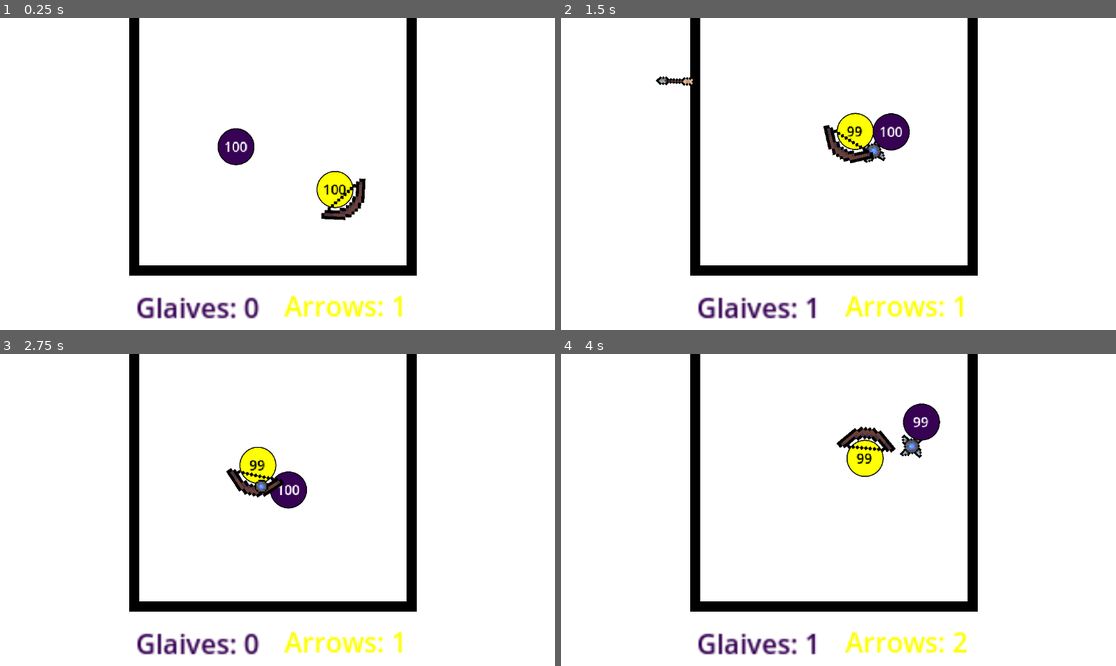
Above: before the commit, frames 1-4 (two rows, left to right).
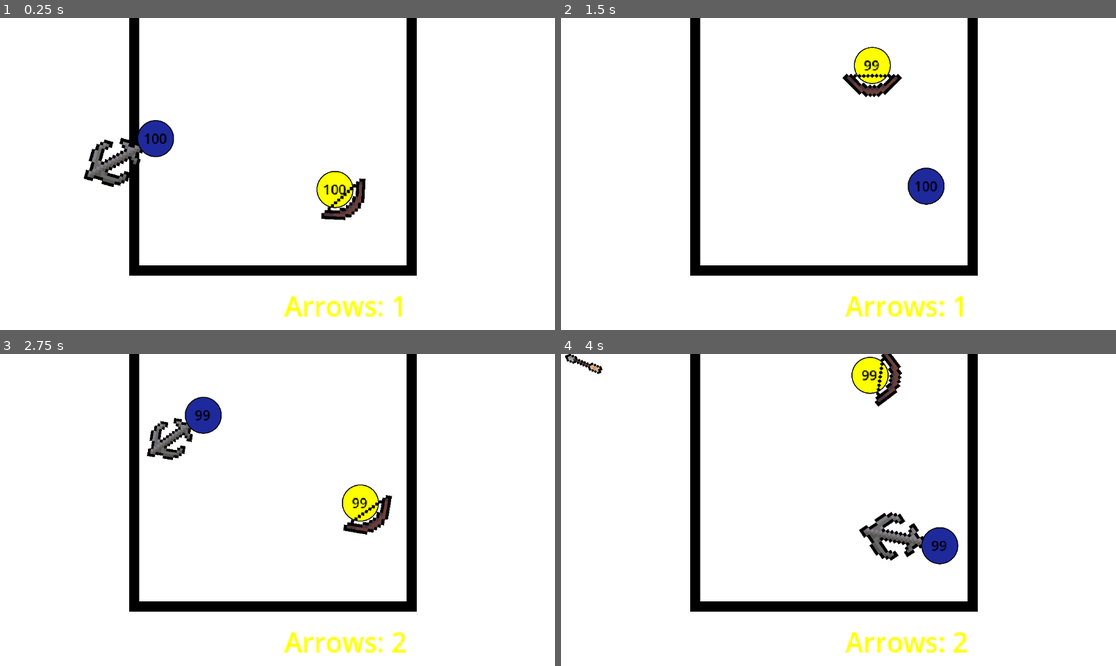
Above: after the commit, the same moments.

Repository: realprot0n/Weapon-Ball-Battles
Game: Godot game, scene res://Scenes/Arena Stuff/test_arena.tscn
The game is run twice, just before and just after one commit, with the same random seed, the same clock (stepped at 60 frames per second) and the same inputs.
Inputs:
- Up to frame 1 (0.25 s): no input
- Up to frame 2 (1.5 s): no input
- Up to frame 3 (2.75 s): no input
- Up to frame 4 (4 s): no input

The runs differ from the first frame. In frame 1, 3.0% of the frame differs, in the area x 15-47%, y 32-97%; in frame 2, 4.4%; in frame 3, 4.8%; in frame 4, 5.4%, in the area x 0-72%, y 0-97%.

Commit message:
almost done with anchor but the slamming isn't spawning which is stupid as hell

Diff:
--- a/Scenes/Arena Stuff/test_arena.tscn
+++ b/Scenes/Arena Stuff/test_arena.tscn
@@ -1,12 +1,11 @@
-[gd_scene load_steps=16 format=3 uid="uid://bf4josmsegvbe"]
+[gd_scene load_steps=15 format=3 uid="uid://bf4josmsegvbe"]
 
-[ext_resource type="Script" path="res://Scripts/ArenaScript.gd" id="1_0frtu"]
-[ext_resource type="Script" path="res://Scripts/BounceDetectorScript.gd" id="2_f40ab"]
+[ext_resource type="Script" uid="uid://xe3st2nqvweh" path="res://Scripts/ArenaScript.gd" id="1_0frtu"]
+[ext_resource type="Script" uid="uid://xol3h5bqthki" path="res://Scripts/BounceDetectorScript.gd" id="2_f40ab"]
 [ext_resource type="AudioStream" uid="uid://d3nkse1wm7756" path="res://Sounds/Bounce.wav" id="3_wxowa"]
-[ext_resource type="PackedScene" uid="uid://d06ae6gbtp63v" path="res://Scenes/Arena Stuff/Labels/glaive_lord_label.tscn" id="5_itpdh"]
 [ext_resource type="PackedScene" uid="uid://cqi3hoanqhhdf" path="res://Scenes/Arena Stuff/Labels/bow_label.tscn" id="5_k3xsh"]
+[ext_resource type="PackedScene" uid="uid://cny1c715u0l4i" path="res://Scenes/Balls/anchor.tscn" id="6_brkk4"]
 [ext_resource type="PackedScene" uid="uid://tcue8c81tb3j" path="res://Scenes/Balls/bow.tscn" id="7_amdip"]
-[ext_resource type="PackedScene" uid="uid://rhwyxtx5n7lx" path="res://Scenes/Balls/glaive_lord.tscn" id="7_v5nn3"]
 
 [sub_resource type="RectangleShape2D" id="RectangleShape2D_rw8qd"]
 size = Vector2(719.344, 225.248)
@@ -102,18 +101,14 @@
 points = PackedVector2Array(358, 187, 631, 187, 631, 438, 363, 438, 363, 182)
 default_color = Color(0, 0, 0, 1)
 
-[node name="GlaiveLordLabel" parent="ArenaStuff" instance=ExtResource("5_itpdh")]
-offset_left = 386.0
-offset_right = 426.0
-
 [node name="BowLabel" parent="ArenaStuff" instance=ExtResource("5_k3xsh")]
 
 [node name="Camera2D" type="Camera2D" parent="ArenaStuff"]
 position = Vector2(554, 267)
 zoom = Vector2(1.75, 1.75)
 
-[node name="Glaive Lord" parent="." instance=ExtResource("7_v5nn3")]
-position = Vector2(444, 195)
-
 [node name="Bow" parent="." instance=ExtResource("7_amdip")]
 position = Vector2(633, 195)
+
+[node name="Anchor" parent="." instance=ExtResource("6_brkk4")]
+position = Vector2(449, 187)
--- a/Scenes/Balls/anchor.tscn
+++ b/Scenes/Balls/anchor.tscn
@@ -1,10 +1,11 @@
-[gd_scene load_steps=14 format=3 uid="uid://cny1c715u0l4i"]
+[gd_scene load_steps=15 format=3 uid="uid://cny1c715u0l4i"]
 
 [ext_resource type="PhysicsMaterial" uid="uid://cxvwtvdu0xq6j" path="res://Scenes/BallMaterial.tres" id="1_ixhdp"]
 [ext_resource type="Script" uid="uid://5rpy7s1ofg0o" path="res://Scripts/AnchorScript.gd" id="2_fkhxt"]
 [ext_resource type="Texture2D" uid="uid://c7682b1hsn7p7" path="res://Images/anchor.png" id="3_4mgmi"]
 [ext_resource type="Script" uid="uid://drhuux1mmxfxw" path="res://Scripts/AnchorCollision.gd" id="4_mr13i"]
 [ext_resource type="Texture2D" uid="uid://prfri12ybhph" path="res://Images/ball.png" id="5_m8gjo"]
+[ext_resource type="PackedScene" uid="uid://bmu6wxrnxf10f" path="res://Scenes/Balls/slamming_anchor.tscn" id="5_qpcmy"]
 [ext_resource type="Script" uid="uid://d234l2cummdkr" path="res://Scripts/Hurtbox.gd" id="6_o5745"]
 [ext_resource type="LabelSettings" uid="uid://knw365el3j1i" path="res://Scenes/TextLabelSettings.tres" id="7_atthu"]
 [ext_resource type="AudioStream" uid="uid://bgm6uhlfdq8qc" path="res://Sounds/Sword Hit.wav" id="8_0lkir"]
@@ -39,16 +40,18 @@
 scale = Vector2(1.73037, 1.73037)
 
 [node name="Sprite2D" type="Sprite2D" parent="AnchorBase"]
-position = Vector2(-1.31227e-06, -32.3917)
+position = Vector2(0.015324234, -0.069610596)
 rotation = 2.35619
-scale = Vector2(2.16071, 2.125)
+scale = Vector2(2.125, 2.125)
 texture = ExtResource("3_4mgmi")
+offset = Vector2(-10.750322, 10.760425)
 
 [node name="AnchorCollision" type="Area2D" parent="AnchorBase"]
 position = Vector2(-0.173367, -28.8438)
 collision_layer = 4
 collision_mask = 6
 script = ExtResource("4_mr13i")
+slammingAnchor = ExtResource("5_qpcmy")
 
 [node name="CollisionShape2D" type="CollisionShape2D" parent="AnchorBase/AnchorCollision"]
 position = Vector2(0.173367, -5.25302)
--- a/Scripts/AnchorCollision.gd
+++ b/Scripts/AnchorCollision.gd
@@ -1,5 +1,21 @@
 extends WeaponHitbox
 class_name AnchorHitbox
+
+@onready var ball: AnchorBall = $"../.."
+@onready var anchorBase: Node2D = $".."
+@onready var slammingAnchorBase: Node
+
+@export var slammingAnchor: PackedScene
+@export var rechargeTime: float = 2
+var rechargeTimer: float
+var defaultSpriteScale: Vector2
+
+
+var collisionsDisabled = false
+func setCollisionEnabled(enabled: bool) -> void:
+	collisionsDisabled = not enabled
+	for child in get_children():
+		child.disabled = not enabled
 
 func _on_hit_hurtbox(area: Hurtbox):
 	if area == null:
@@ -7,8 +23,18 @@
 	if area.owner == owner.owner:
 		return
 
-	print(damage)
-	damage += 1
+	ball.anchorWeight += 1
+	rechargeTimer = 0
+	anchorBase.scale = Vector2(0, 0)
+	setCollisionEnabled(false)
+
+	var slammingAnchorToAdd = slammingAnchor.instantiate()
+	slammingAnchorToAdd.weightLevel = ball.anchorWeight
+	slammingAnchorToAdd.slammingBall = area.owner
+	slammingAnchorToAdd.owner = slammingAnchorBase
+	slammingAnchorToAdd.top_level = true
+	slammingAnchorToAdd.reparent(slammingAnchorBase)
+
 	$"../../AnchorHitStream".play()
 	owner.start_pause_timer()
 	area.owner.start_pause_timer()
@@ -22,7 +48,7 @@
 func _on_hit_hitbox(area: WeaponHitbox) -> void:
 	if area == null:
 		return
-	print("sword flip")
+	print("anchor flip")
 
 	flipWeapon()
 
@@ -33,4 +59,16 @@
 
 func _ready():
 	area_entered.connect(_on_hit_hitbox)
+	defaultSpriteScale = anchorBase.scale
 	super()
+
+func _physics_process(delta: float) -> void:
+	rechargeTimer += delta
+	if not collisionsDisabled:
+		return
+
+	if rechargeTimer > rechargeTime:
+		setCollisionEnabled(true)
+		anchorBase.scale = defaultSpriteScale
+	elif rechargeTimer > rechargeTime/2:
+		anchorBase.scale = defaultSpriteScale - -defaultSpriteScale * (rechargeTimer-rechargeTime)/(rechargeTime/2)
--- a/Scripts/AnchorScript.gd
+++ b/Scripts/AnchorScript.gd
@@ -1,5 +1,5 @@
 extends RigidBody2D
-class_name Anchor
+class_name AnchorBall
 
 
 @export var starting_health: int = 100
@@ -10,6 +10,8 @@
 @export var anchorBase: Node2D
 @export var anchorCollision: AnchorHitbox
 var canSpinWeapon: bool = true
+
+var anchorWeight = 1
 
 func _onHurtboxHit(area: WeaponHitbox) -> void:
 	# replace when i make hitbox class
--- a/SlammingAnchorScript.gd
+++ b/SlammingAnchorScript.gd
@@ -6,6 +6,7 @@
 var slammingBall: RigidBody2D
 
 func ready() -> void:
+	print("asdf")
 	top_level = true
 
 
@@ -13,4 +14,7 @@
 	if slammingBall == null:
 		return
 
+	print(slammingBall.global_position)
+
 	slammingBall.apply_force(Vector2(0, -weightMultiplier*weightLevel*delta))
+	position = slammingBall.global_position
